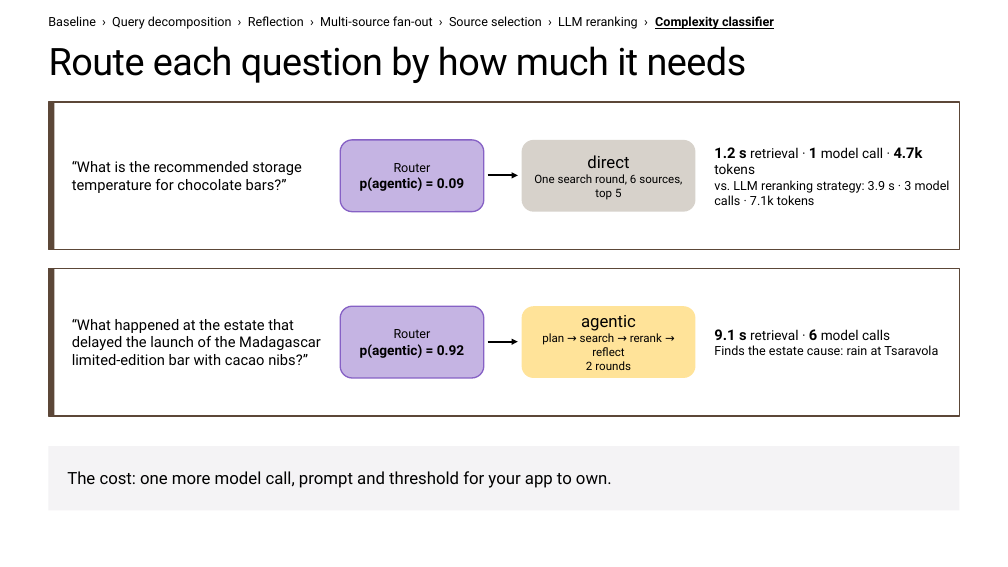
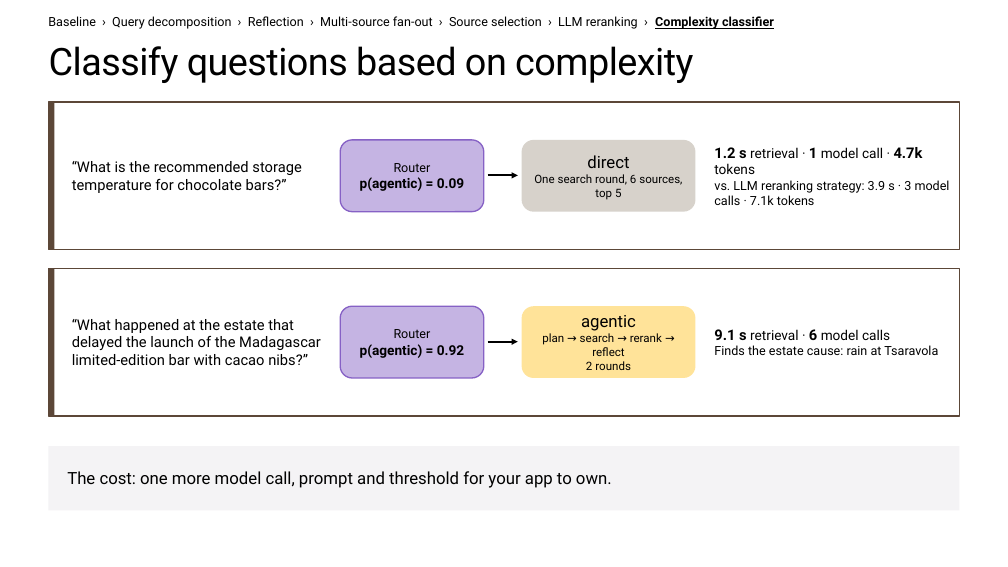
Before and after one commit to microsoft/ignite26-BRK300-building-agentic-retrieval-from-diy-to-foundry-iq, a slide deck: slide 26 of IgniteBRK300-WorkingDeck.pptx (slide 47 before the commit). Drawn at 1008x567 pixels with LibreOffice and Linux fonts; fonts in the diff are those of the drawing; background and template pictures are left out. Boxes give left, top, right and bottom in pixels: in the first picture for what was removed or moved away, otherwise in the second. Text is boxed around its words. In the diff, an @@ line names an element or a change of style, - is before the commit and + after.

```diff
--- a/IgniteBRK300-WorkingDeck.pptx
+++ b/IgniteBRK300-WorkingDeck.pptx
@@ title at (49,46,693,83): text changed @@
-Route each question by how much it needs
+Classify questions based on complexity
```
Also in this commit, not shown: 22 other slides changed, 1 slide added, 1 slide removed, 23 other files.
